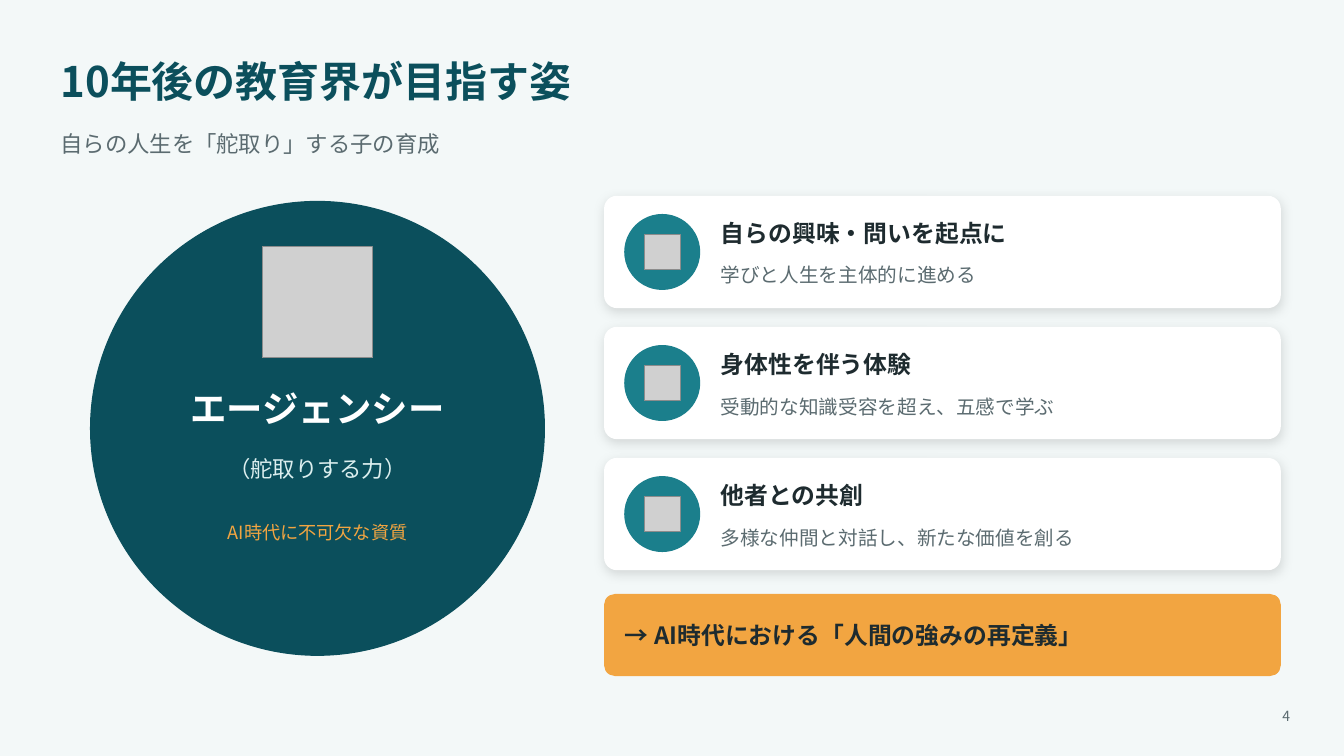
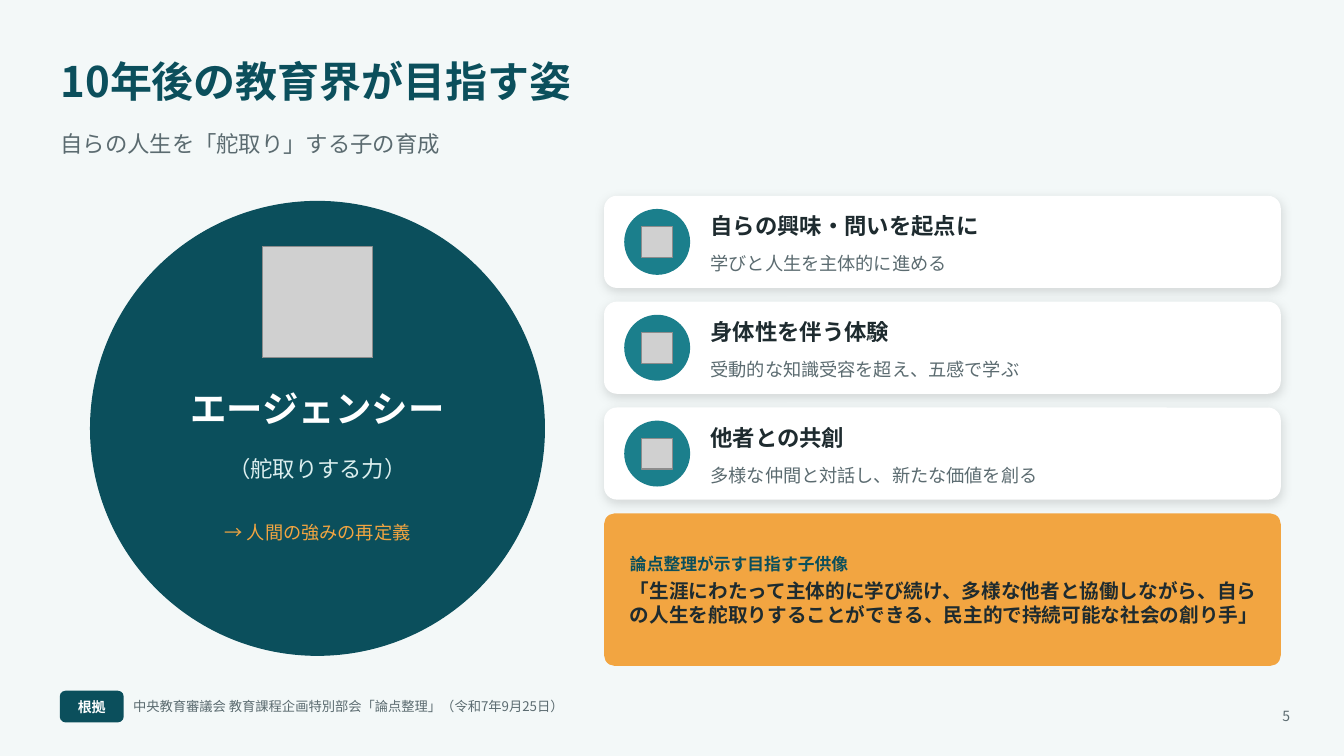
Before and after one commit to contynet730-star/con30, a slide deck: slide 5 of future_education_10years.pptx (slide 4 before the commit). Drawn at 1344x756 pixels with LibreOffice and Linux fonts; fonts in the diff are those of the drawing; grey boxes stand for pictures. Boxes give left, top, right and bottom in pixels: in the first picture for what was removed or moved away, otherwise in the second. Text is boxed around its words. In the diff, an @@ line names an element or a change of style, - is before the commit and + after.

```diff
--- a/future_education_10years.pptx
+++ b/future_education_10years.pptx
@@ rounded rectangle: place and size @@
-rounded rectangle at bbox=[605, 197, 1280, 308]
+rounded rectangle at bbox=[605, 197, 1280, 287]
@@ text "自らの興味・問いを起点に": place and size @@
-text "自らの興味・問いを起点に" at bbox=[721, 221, 1007, 245]
+text "自らの興味・問いを起点に" at bbox=[711, 215, 979, 236]
@@ ellipse: place and size @@
-ellipse at bbox=[625, 215, 700, 289]
+ellipse at bbox=[625, 210, 690, 274]
@@ picture: place and size @@
-picture at bbox=[644, 234, 681, 270]
+picture at bbox=[642, 227, 674, 258]
@@ text "学びと人生を主体的に進める": place and size @@
-text "学びと人生を主体的に進める" at bbox=[721, 265, 976, 284]
+text "学びと人生を主体的に進める" at bbox=[711, 254, 947, 272]
@@ rounded rectangle: place and size @@
-rounded rectangle at bbox=[605, 328, 1280, 439]
+rounded rectangle at bbox=[605, 302, 1280, 393]
@@ ellipse: place and size @@
-ellipse at bbox=[625, 346, 700, 420]
+ellipse at bbox=[625, 316, 690, 380]
@@ text "身体性を伴う体験": place and size @@
-text "身体性を伴う体験" at bbox=[721, 352, 912, 375]
+text "身体性を伴う体験" at bbox=[711, 321, 890, 342]
@@ picture: place and size @@
-picture at bbox=[644, 365, 681, 401]
+picture at bbox=[642, 333, 674, 364]
@@ text "受動的な知識受容を超え、五感で学ぶ": place and size @@
-text "受動的な知識受容を超え、五感で学ぶ" at bbox=[721, 397, 1055, 416]
+text "受動的な知識受容を超え、五感で学ぶ" at bbox=[711, 360, 1020, 378]
@@ proportions changed in 4 elements at bbox=[605, 197, 1280, 287], bbox=[605, 302, 1280, 393], bbox=[605, 514, 1280, 665], bbox=[605, 408, 1280, 499] @@
@@ rounded rectangle: place and size @@
-rounded rectangle at bbox=[605, 459, 1280, 570]
+rounded rectangle at bbox=[605, 408, 1280, 499]
@@ size 17 to 16 pt in 3 elements at bbox=[711, 215, 979, 236], bbox=[711, 321, 890, 342], bbox=[711, 427, 845, 448] @@
@@ text "他者との共創": place and size @@
-text "他者との共創" at bbox=[721, 483, 864, 506]
+text "他者との共創" at bbox=[711, 427, 845, 448]
@@ ellipse: place and size @@
-ellipse at bbox=[625, 477, 700, 552]
+ellipse at bbox=[625, 421, 690, 486]
@@ picture: place and size @@
-picture at bbox=[644, 496, 681, 532]
+picture at bbox=[642, 439, 674, 470]
@@ size 14 to 13 pt in 3 elements at bbox=[711, 254, 947, 272], bbox=[711, 360, 1020, 378], bbox=[711, 466, 1038, 484] @@
@@ text "多様な仲間と対話し、新たな価値を創る": place and size @@
-text "多様な仲間と対話し、新たな価値を創る" at bbox=[721, 528, 1074, 547]
+text "多様な仲間と対話し、新たな価値を創る" at bbox=[711, 466, 1038, 484]
@@ text at bbox=[247, 523, 410, 541]: text changed @@
-AI時代に不可欠な資質
+→ 人間の強みの再定義
@@ rounded rectangle: place and size @@
-rounded rectangle at bbox=[605, 595, 1280, 676]
+rounded rectangle at bbox=[605, 514, 1280, 665]
@@ text at bbox=[630, 555, 1258, 624]: text changed; size 17 to 14 pt @@
-→ AI時代における「人間の強みの再定義」
+論点整理が示す目指す子供像
+「生涯にわたって主体的に学び続け、多様な他者と協働しながら、自らの人生を舵取りすることができる、民主的で持続可能な社会の創り手」
@@ rounded rectangle added at bbox=[60, 692, 123, 722], fill #0B4F5C, outline #0B4F5C 1 pt @@
@@ text added at bbox=[78, 698, 106, 716], 10 pt, text #FFFFFF, bold @@
+根拠
@@ text added at bbox=[133, 700, 564, 712], 9.5 pt, text #5B6B70 @@
+中央教育審議会 教育課程企画特別部会「論点整理」（令和7年9月25日）
@@ text at bbox=[1282, 711, 1290, 721]: text changed @@
-4
+5
```
Also in this commit, not shown: 5 other slides changed, 2 slides added, 1 other file.
